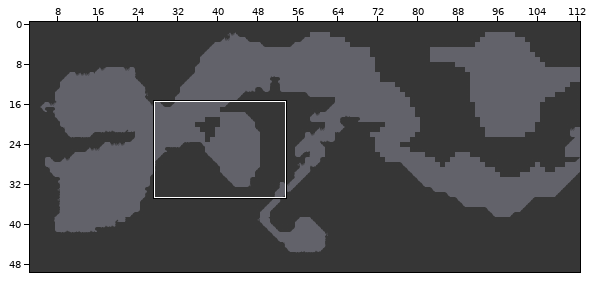
A Tiled map gets an edit: MyGame/Game/maps/TiledMap.tmx. Above: a wide view before the commit, with the close-up outlined.
Close-up. As it was:
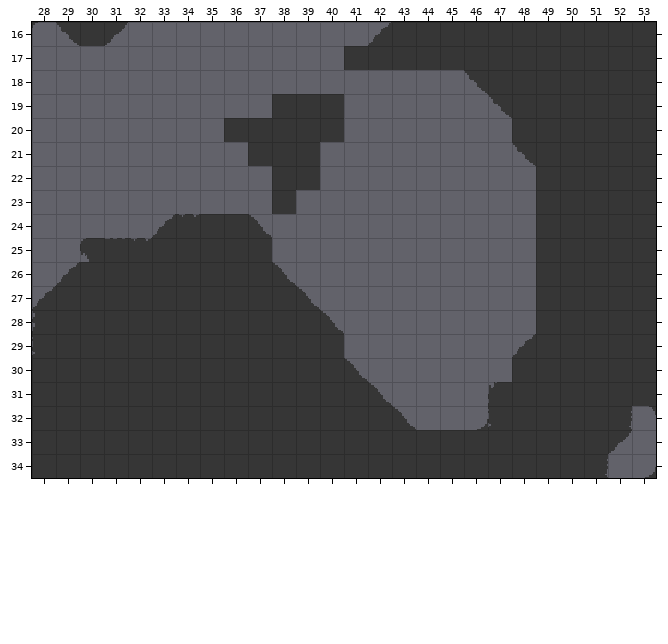
Cells are 16x16 px. Shown: x 28..53, y 16..34. The commit also changed other parts of the map, which this record leaves out.
Once edited:
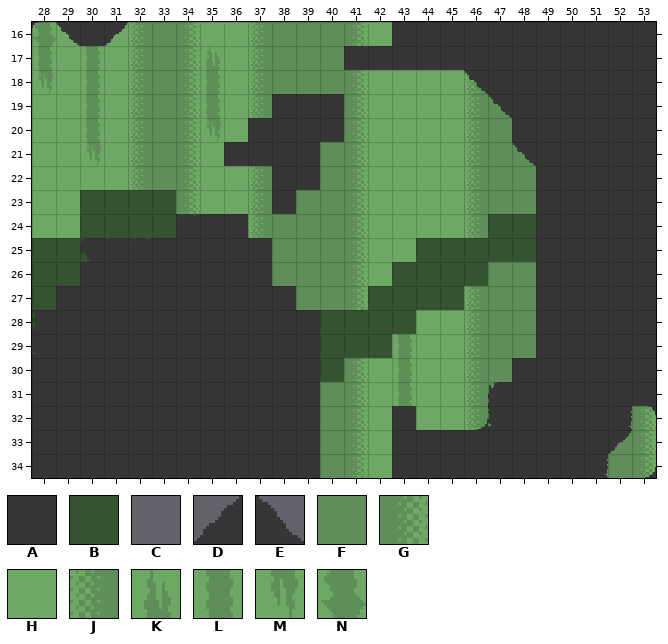
Key: from "1a Capa": A 0, B 4, C 5, D 10, E 11, F 56, G 57, H 58, J 59, K 60, L 61, M 62, N 63.
_ is an empty cell, . an unchanged one.
Tiles of an added or newly shown layer are drawn over the layers below it.
Edits made:
--- layer "3rd Layer" (added)
@@ x 28..53 @@
-16 __.____________...........
-17 _____________.............
-18 ___________________.......
-19 __________..._______......
-20 _________...._______......
-21 ________...._________.....
-22 __________.._________.....
-23 __....____.__________.....
-24 __.......__________.......
-25 ..........______..........
-26 .........._____....__.....
-27 ...........___....___.....
-28 ................_____.....
-29 ...............______.....
-30 ............._______......
-31 ............________......
-32 ............___.____....__
-33 ............___.........__
-34 ............___........___
+16 NH.HJFGHHJFFFGH...........
+17 LHLHJFGKHJFFF.............
+18 MHLHJFGLHJFFFGHHHHJ.......
+19 HHLHJFGLHJ...GHHHHJF......
+20 HHLHJFGMH....GHHHHJF......
+21 HHMHJFGH....FGHHHHJFF.....
+22 HHHHJFGHHJ..FGHHHHJFF.....
+23 HH....GHHJ.FFGHHHHJFF.....
+24 HH.......JFFFGHHHHJ.......
+25 ..........FFFGHH..........
+26 ..........FFFGH....FF.....
+27 ...........FFG....JFF.....
+28 ................HHJFF.....
+29 ...............LHHJFF.....
+30 .............GHLHHJF......
+31 ............FGHLHHJF......
+32 ............FGH.HHJF....FG
+33 ............FGH.........FG
+34 ............FGH........FFG
--- layer "2nd Layer" (added)
@@ x 28..48 @@
-23 ..____...............
-24 .._____............__
-25 _____..........._____
-26 __.............____..
-27 _.............____...
-28 _...........____.....
-29 _...........___......
-30 ............_........
+23 ..BBBB...............
+24 ..BBBBB............BB
+25 BBBBB...........BBBBB
+26 BB.............BBBB..
+27 B.............BBBB...
+28 B...........BBBB.....
+29 B...........BBB......
+30 ............B........
--- layer "1st Layer"
@@ x 42..42 @@
-16 D
+16 _
@@ x 36..36 @@
-20 A
-21 _
+20 _
+21 A
@@ x 33..37 @@
-24 D...E
+24 _..._
@@ x 28..48 @@
-26 .D........E..........
-27 D..........E.........
-28 ............E........
-29 ............A.......D
-30 ............AE.......
-31 ............AAE......
-32 ............AAAE.....
-33 ............AAA......
-34 ............AAA......
+26 ._........_..........
+27 _.........._.........
+28 ............_........
+29 ............_......._
+30 ............__.......
+31 ............___......
+32 ............___A.....
+33 ............___......
+34 ............___......
--- layer "Collision"
@@ x 36..36 @@
-20 C
-21 _
+20 _
+21 C
@@ x 40..48 @@
-29 C.......C
-30 CC.......
-31 .CC......
-32 ..C......
+29 _......._
+30 __.......
+31 .__......
+32 .._......
Boxes around the changes in both close-ups, in picture pixels (x1, y1, x2, y2):
changed: (32, 22, 536, 478)
added: (605, 406, 656, 478)
